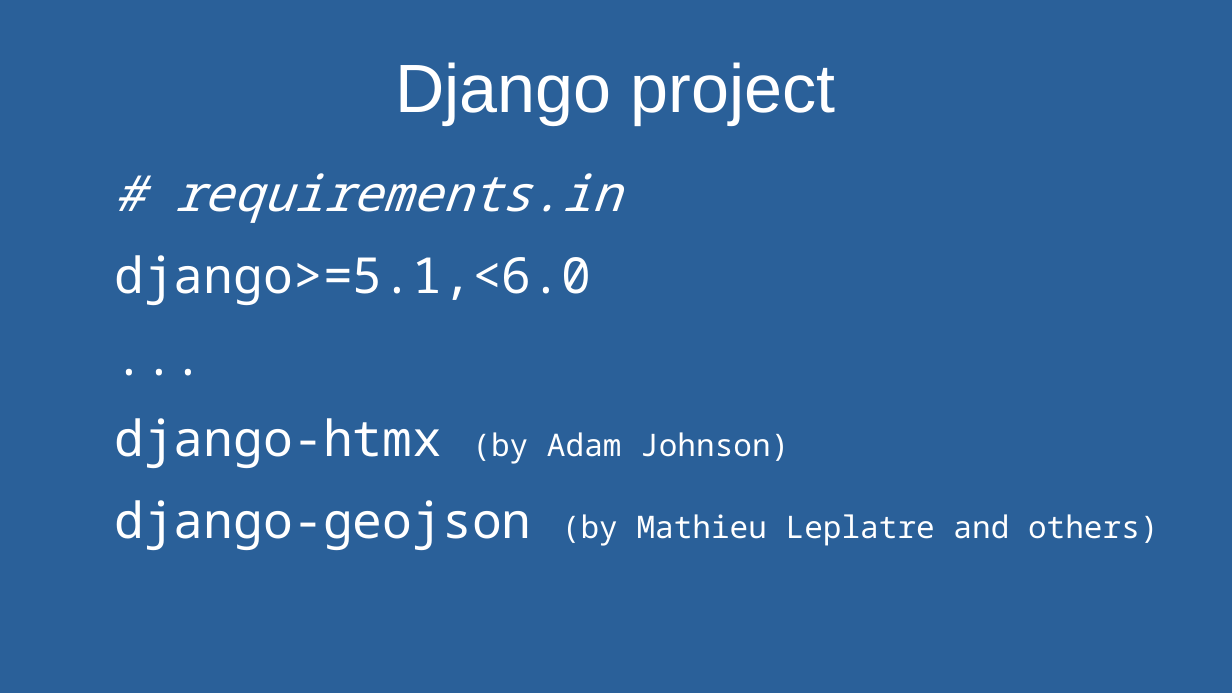
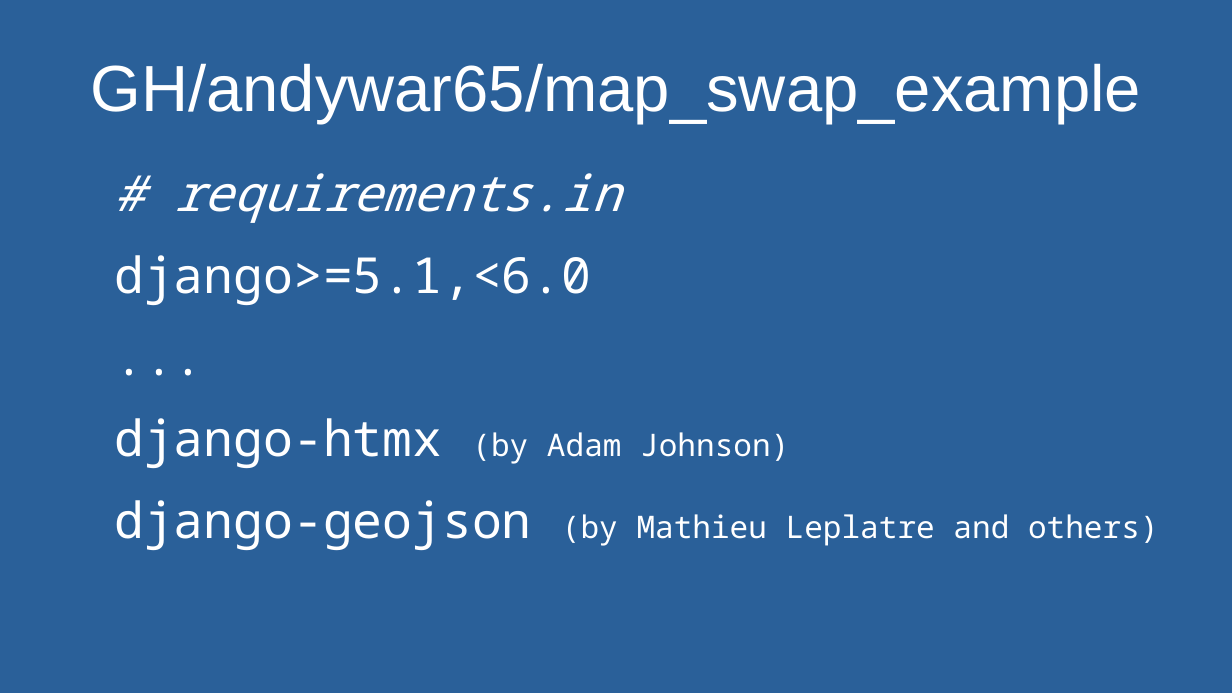
Before and after one commit to andywar65/map_swap_example, a slide deck: slide 7 of hypermedia_driven_maps.odp. Drawn at 1232x693 pixels with LibreOffice and Linux fonts; fonts in the diff are those of the drawing. Boxes give left, top, right and bottom in pixels: in the first picture for what was removed or moved away, otherwise in the second. Text is boxed around its words. In the diff, an @@ line names an element or a change of style, - is before the commit and + after.

```diff
--- a/hypermedia_driven_maps.odp
+++ b/hypermedia_driven_maps.odp
@@ title at [91, 63, 1142, 124]: text changed; size 44 to 42 pt @@
-Django project
+GH/andywar65/map_swap_example
```
Also in this commit, not shown: 6 other slides changed, 10 slides added, 3 slides removed.
